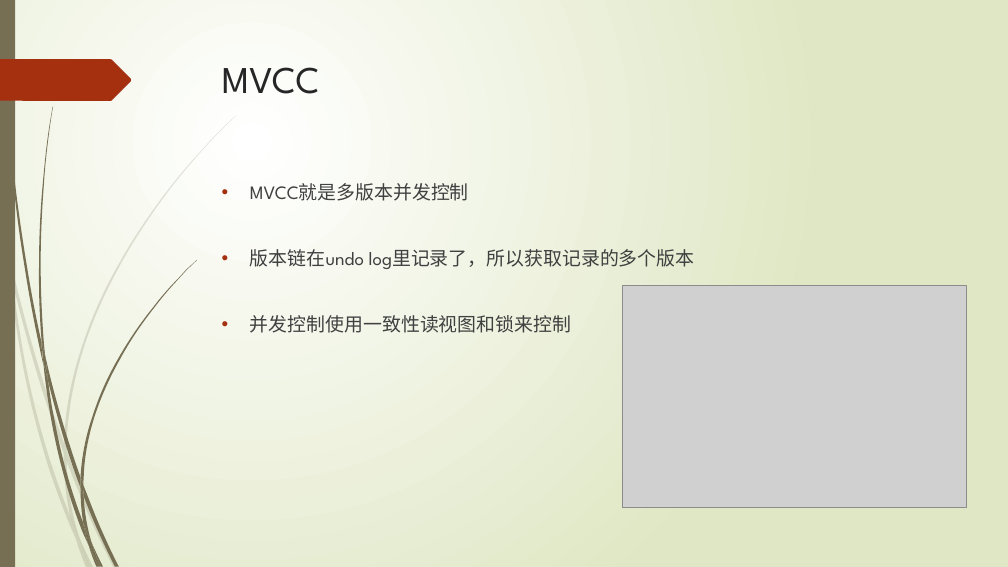
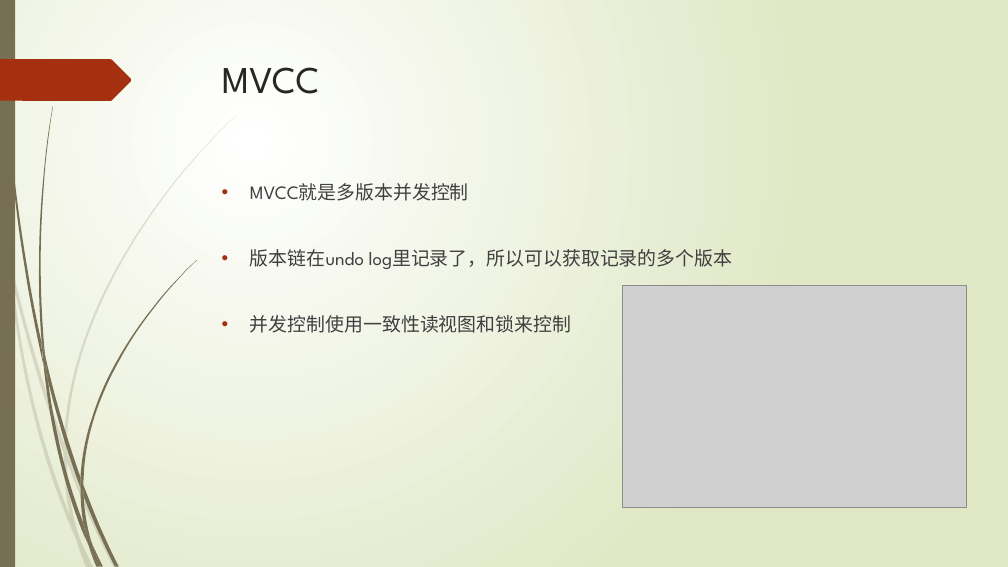
Before and after one commit to TopSpoofer/learning, a slide deck: slide 20 of mysql/mysql的事务实现.pptx. Drawn at 1008x567 pixels with LibreOffice and Linux fonts; fonts in the diff are those of the drawing; grey boxes stand for pictures. Boxes give left, top, right and bottom in pixels: in the first picture for what was removed or moved away, otherwise in the second. Text is boxed around its words. In the diff, an @@ line names an element or a change of style, - is before the commit and + after.

```diff
--- a/mysql/mysql的事务实现.pptx
+++ b/mysql/mysql的事务实现.pptx
@@ text at (x1=250, y1=249, x2=733, y2=269): text changed @@
-• 版本链在undo log里记录了，所以获取记录的多个版本
+• 版本链在undo log里记录了，所以可以获取记录的多个版本
```
Also in this commit, not shown: 6 other slides changed, 1 slide added, 1 slide removed.
